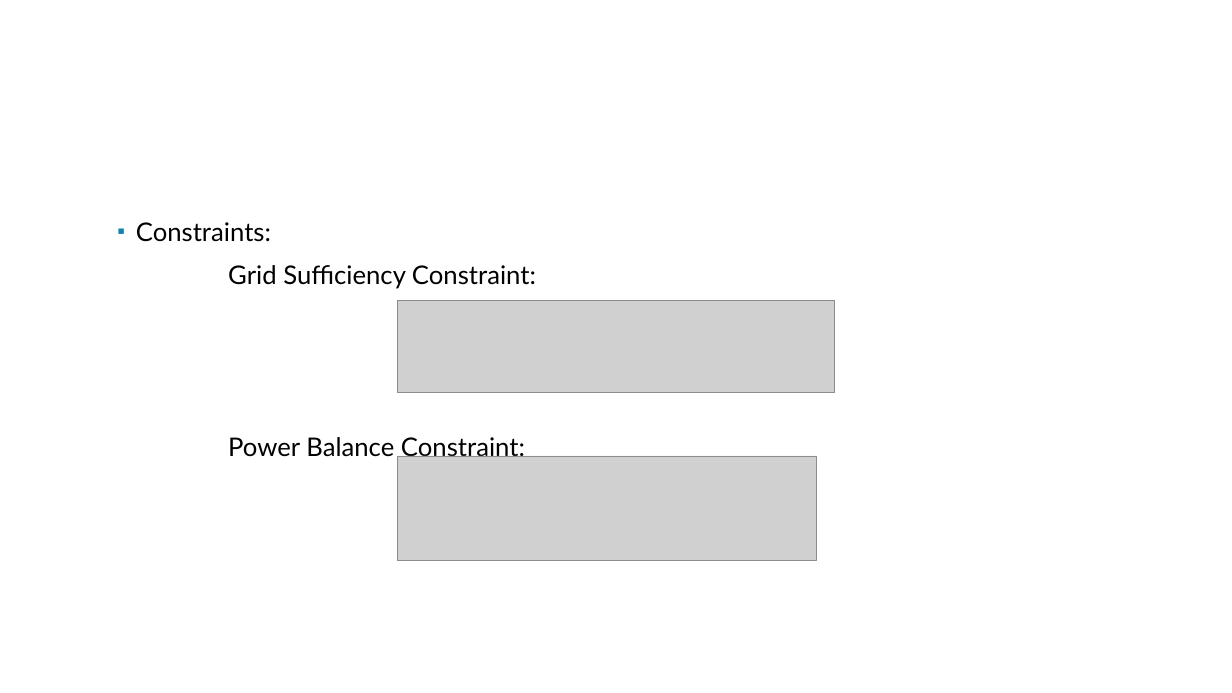
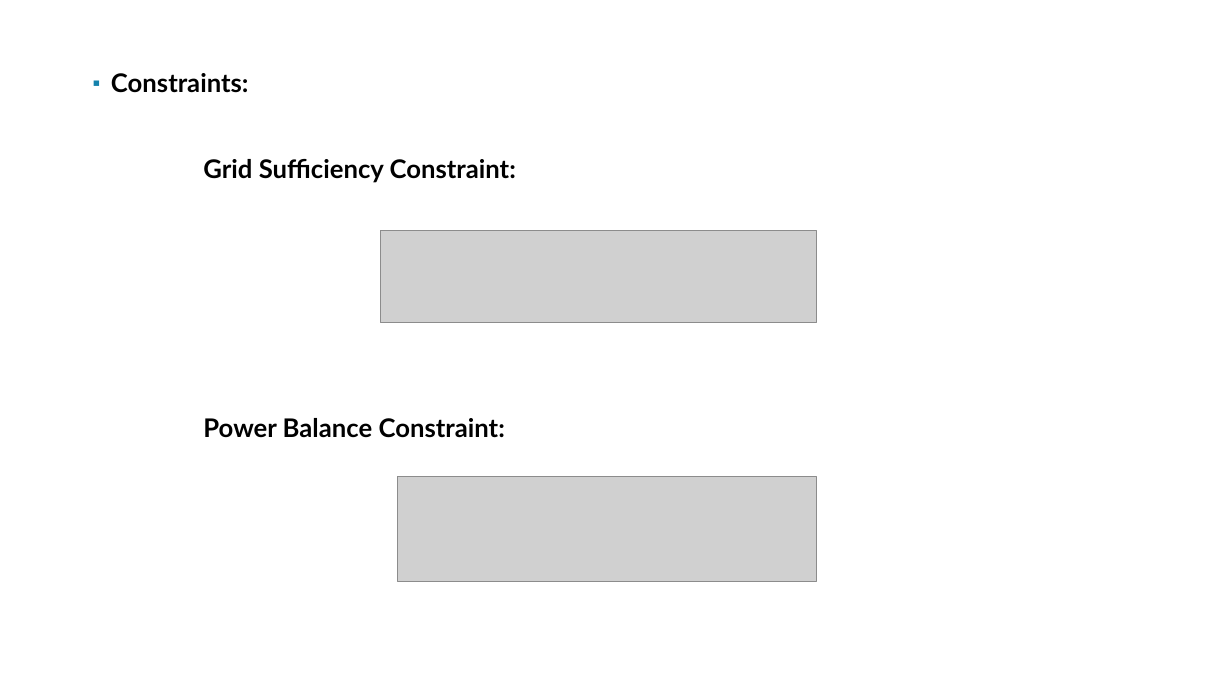
Before and after one commit to FranciscoVPinto/OD_Proj, a slide deck: slide 4 of Presentation.pptx. Drawn at 1232x693 pixels with LibreOffice and Linux fonts; fonts in the diff are those of the drawing; grey boxes stand for pictures; background and template pictures are left out. Boxes give left, top, right and bottom in pixels: in the first picture for what was removed or moved away, otherwise in the second. Text is boxed around its words. In the diff, an @@ line names an element or a change of style, - is before the commit and + after.

```diff
--- a/Presentation.pptx
+++ b/Presentation.pptx
@@ text "Constraints:": place and size @@
-text "Constraints:" at bbox=[136, 222, 536, 461]
+text "Constraints:" at bbox=[111, 73, 516, 438]
@@ text "Constraints:" at bbox=[111, 73, 516, 438]: bold on @@
@@ picture: place and size @@
-picture at bbox=[398, 300, 835, 393]
+picture at bbox=[381, 230, 817, 323]
@@ picture: place and size @@
-picture at bbox=[398, 456, 817, 560]
+picture at bbox=[398, 477, 817, 581]
```
Also in this commit, not shown: 3 other slides changed, 1 slide removed.
